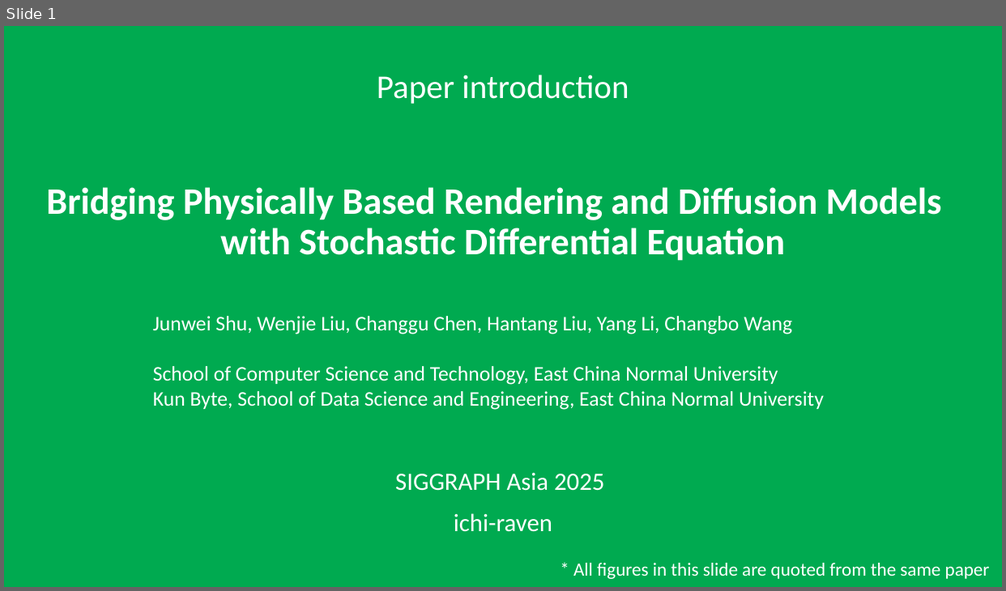
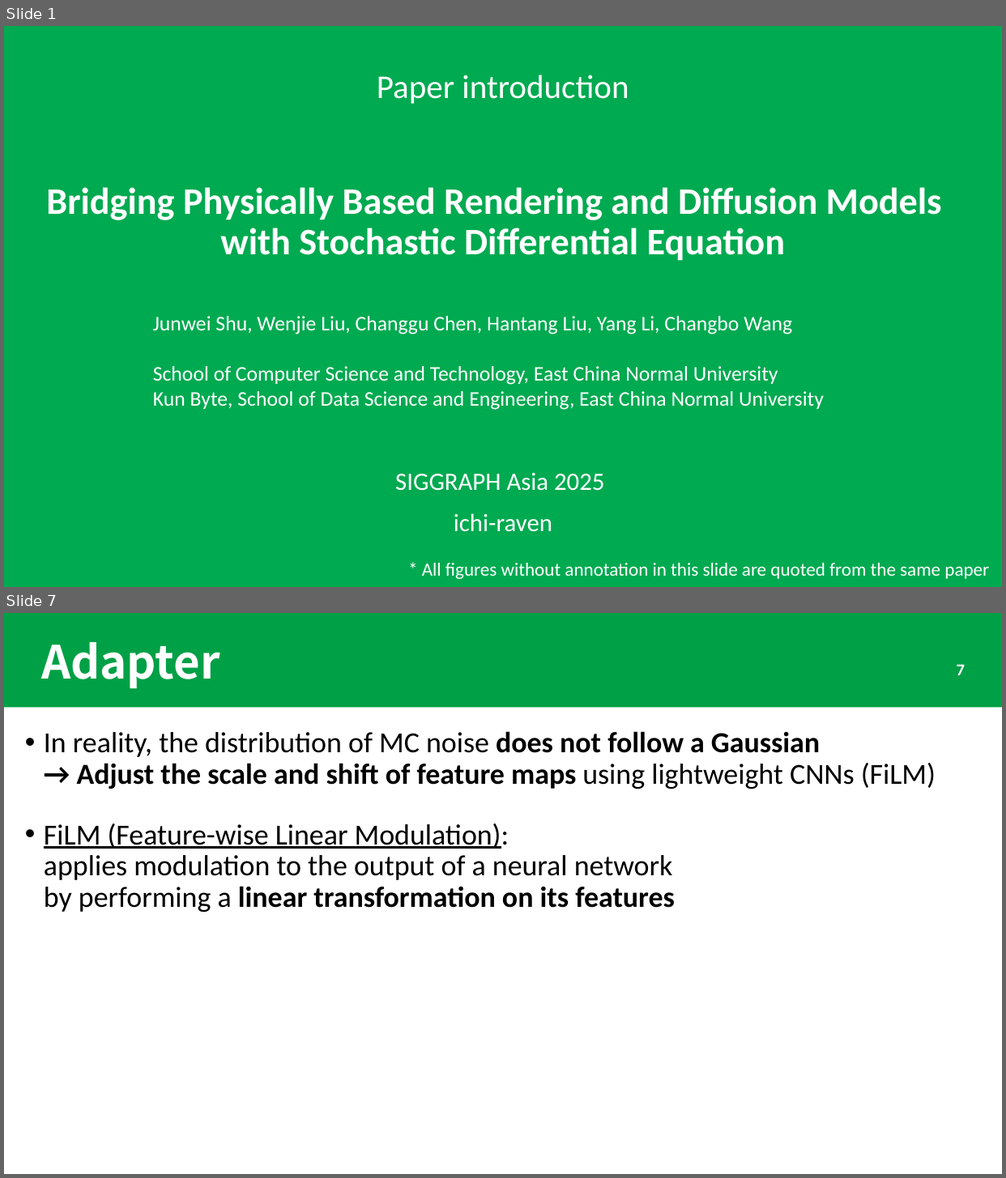
Before and after one commit to ichi-raven/paper-introductions, a slide deck: Bridging Physically Based Rendering and Diffusion Models with Stochastic Differential Equation.pptx. Shown one above the other, each under a label of ours: slide 1 before the commit, slides 1 and 7 after it; the slides between them are not shown. The pictures are 1006x591 and 1006x1178 pixels, drawn with LibreOffice and Linux fonts; fonts in the diff are those of the drawing. Boxes give left, top, right and bottom in pixels: in the first picture for what was removed or moved away, otherwise in the second. Text is boxed around its words. In the diff, an @@ line names an element or a change of style, - is before the commit and + after.

```diff
--- a/Bridging Physically Based Rendering and Diffusion Models with Stochastic Differential Equation.pptx
+++ b/Bridging Physically Based Rendering and Diffusion Models with Stochastic Differential Equation.pptx
@@ slide 7 added at (x1=4, y1=613, x2=1002, y2=1174), background #FFFFFF @@
@@ rectangle added at (x1=4, y1=613, x2=1002, y2=707), fill #00A046 @@
@@ title added at (x1=41, y1=642, x2=220, y2=688), 44 pt, text #FFFFFF, bold @@
+Adapter
@@ page number added at (x1=957, y1=664, x2=965, y2=675), 16 pt, text #FFFFFF, bold @@
+7
@@ text added at (x1=44, y1=731, x2=936, y2=789), 28 pt, text #000000 @@
+• In reality, the distribution of MC noise does not follow a Gaussian
+  → Adjust the scale and shift of feature maps using lightweight CNNs (FiLM)
@@ text added at (x1=44, y1=824, x2=675, y2=912), 28 pt, text #000000 @@
+• FiLM (Feature-wise Linear Modulation):
+  applies modulation to the output of a neural network
+  by performing a linear transformation on its features
@@ slide 1 changed as well @@
@@ text at (x1=422, y1=563, x2=989, y2=579): text changed @@
-* All figures in this slide are quoted from the same paper
+* All figures without annotation in this slide are quoted from the same paper
```
Also in this commit, not shown: 5 other slides added, 1 slide removed, 1 other file.
